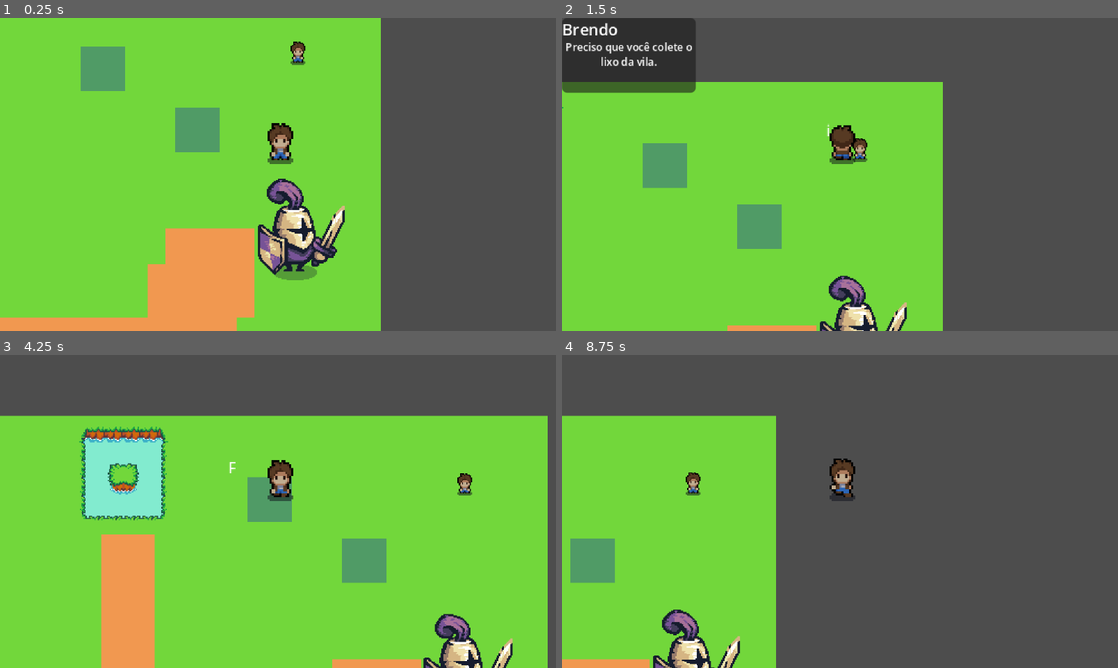
Above: before the commit, frames 1-4 (two rows, left to right).
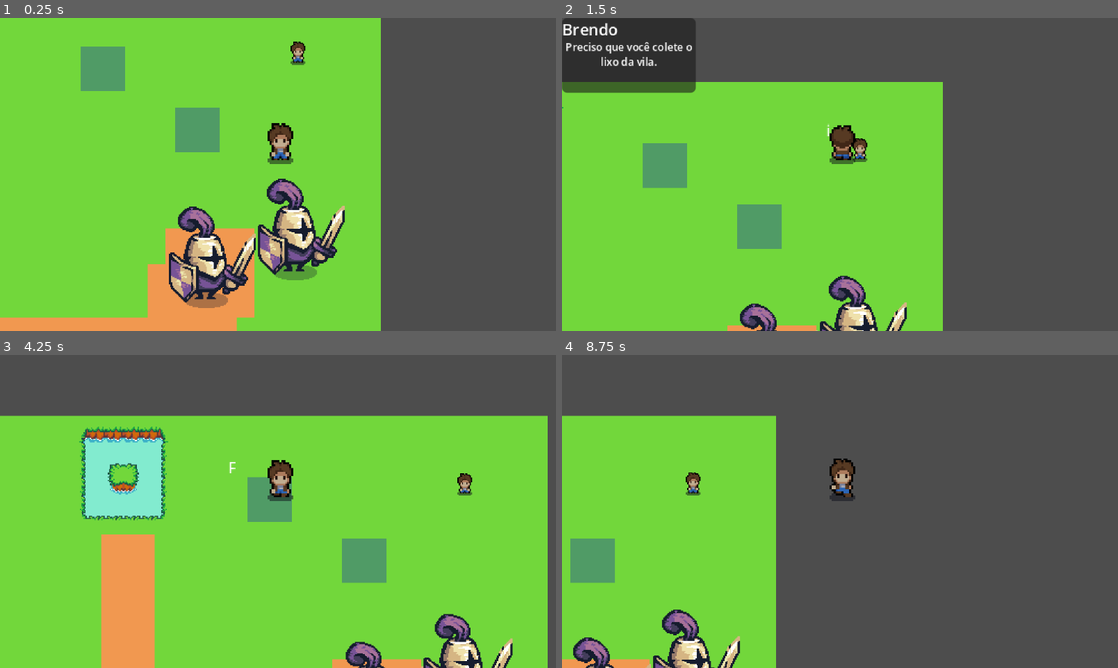
Above: after the commit, the same moments.

Repository: johanpq/game_godot
Game: Godot game, scene res://Scenario1/level_1.tscn
Two runs of this game, one before a commit and one after it. Both use one fixed random seed, a clock stepped at 60 frames per second and the inputs below. This scene is started directly instead of the project's main scene.
Inputs:
- Up to frame 1 (0.25 s): no input
- Up to frame 2 (1.5 s): hold W (move_up) from 0.53 s (still down); tap F (get_item) at 0.6 s; tap I (mural_quests) at 0.8, 1.35 s
- Up to frame 3 (4.25 s): tap F (get_item) at 1.55, 2.1, 3.05, 3.6 s; release W (move_up) at 2.03 s; hold A (move_left) 2.03-3.53 s; tap I (mural_quests) at 2.3, 2.85, 3.8 s; hold S (move_down) from 3.53 s (still down)
- Up to frame 4 (8.75 s): release S (move_down) at 4.28 s; hold D (move_right) 4.28-5.03 s; tap I (mural_quests) at 4.35, 5.3, 5.85, 6.8, 7.35, 8.3 s; tap F (get_item) at 4.55, 5.1, 6.05, 6.6, 7.55, 8.1 s; hold W (move_up) 5.03-5.78 s; hold D (move_right) 5.78-8.03 s; hold S (move_down) from 8.03 s (still down)

The runs differ from the first frame. In frame 1, 3.0% of the frame differs, in the area x 30-46%, y 60-93%; in frame 2, 0.4%; in frame 3, 0.5%; in frame 4, 0.5%.

Commit message:
feat: show quests if previous ones were done

Diff:
--- a/Scenario1/level_1.tscn
+++ b/Scenario1/level_1.tscn
@@ -124,12 +124,22 @@
 sprite_frames = SubResource("SpriteFrames_amxww")
 animation_name = "idle_npc"
 name_npc = "Brendo"
+next_npc = "Servolo"
 
 [node name="Npcs2" parent="." instance=ExtResource("3_xsss1")]
+position = Vector2(20, 68)
+sprite_frames = SubResource("SpriteFrames_y01nm")
+animation_name = "idle_warrior"
+name_npc = "Servolo"
+required_npc = "Brendo"
+next_npc = "Johan"
+
+[node name="Npcs3" parent="." instance=ExtResource("3_xsss1")]
 position = Vector2(52, 58)
 sprite_frames = SubResource("SpriteFrames_y01nm")
 animation_name = "idle_warrior"
-name_npc = "Servolo"
+name_npc = "Johan"
+required_npc = "Servolo"
 
 [node name="Character" parent="." instance=ExtResource("5_5t6ri")]
 position = Vector2(283, 68)
--- a/Scenario1/scripts/level_1.gd
+++ b/Scenario1/scripts/level_1.gd
@@ -5,22 +5,15 @@
 
 func _ready():
 	qntItems = get_tree().get_nodes_in_group("items").size()
+	#print("Itens iniciais:", qntItems)
 	add_to_group("level")
 
 func on_item_removed():
-	qntItems -= 1
-	#print("Quantidade restante:", qntItems)
-
-	if qntItems == 0:
-		#print("Todos os itens foram coletados!")
-		GlobalVariables.npc1_locked = true
-		GlobalVariables.mural1_completed = true
-
-func _process(_delta):
 	if finished:
 		return
-
-	var qnt_items = get_tree().get_nodes_in_group("items").size()
-	if qnt_items == 0:
-		on_item_removed()
+	qntItems -= 1
+	print("Quantidade restante:", qntItems)
+	if qntItems <= 0:
+		#print("Todos os itens foram coletados!")
+		GlobalVariables.quest_completed.append("Brendo")
 		finished = true
--- a/globalVariables.gd
+++ b/globalVariables.gd
@@ -2,6 +2,4 @@
 extends Node
 
 var quest_open = false
-var npc1_locked = false # trava quando completado
-var npc2_locked = false      # trava se missao 1 nao for completada
-var mural1_completed = false   # missão 1 completada
+var quest_completed = []
--- a/items/script/item.gd
+++ b/items/script/item.gd
@@ -6,6 +6,8 @@
 	add_to_group(("items"))
 
 # Remove o item da cena
-func remoteItem():
+func removeItem():
+	# Notifica o Level primeiro
+	get_tree().call_group("level", "on_item_removed")
+	# Depois remove o item
 	queue_free()
-	get_tree().call_group("level", "on_item_removed")
--- a/items/script/items.gd
+++ b/items/script/items.gd
@@ -20,4 +20,4 @@
 
 func _physics_process(_delta: float) -> void:
 	if player_inside and Input.is_action_just_pressed("get_item"):
-		Item.remoteItem()
+		Item.removeItem()
--- a/npc/script/npcs.gd
+++ b/npc/script/npcs.gd
@@ -14,12 +14,16 @@
 @export var labelKeyboard: Node2D
 @export var mural_npc: PanelContainer
 @export var name_npc: String
+@export var required_npc: String
+@export var next_npc: String
 @export var title_mural: RichTextLabel
 @export var text_mural: RichTextLabel
 
 var player_in_area = false
 var dialogue_index: int = 0
 var dialogue_open: bool = false
+var completed_quest: bool = false
+var _blocked_message_shown: bool = false
 
 @onready var sprite: AnimatedSprite2D = $Npc/Texture
 
@@ -37,15 +41,45 @@
 
 # Abre/fecha o painel de diálogo
 func toggle_dialogue():
+	# 1) Fechar mensagem de bloqueio
+	if dialogue_open and _blocked_message_shown:
+		_blocked_message_shown = false
+		_close_dialogue()
+		return
+
+	# 2) Fechar modal de quest concluída
+	if dialogue_open and completed_quest:
+		_close_dialogue()
+		return
+
+	# 3) Abrir diálogo
 	if not dialogue_open:
-		# começa o diálogo
-		dialogue_index = 0
-		_show_current_dialogue()
+		# Mensagem de bloqueio
+		if required_npc != "" and not (required_npc in GlobalVariables.quest_completed):
+			title_mural.text = name_npc
+			text_mural.text = "Conclua a tarefa com " + required_npc + " para liberar esta!"
+			_blocked_message_shown = true
+
+		# Mensagem de quest concluída
+		elif name_npc in GlobalVariables.quest_completed:
+			completed_quest = true
+			title_mural.text = name_npc
+			text_mural.text = "Tarefa concluida! Agora procure " + next_npc
+
+		# Diálogo normal
+		else:
+			dialogue_index = 0
+			_show_current_dialogue()
+
+		dialogue_open = true
 		GlobalVariables.quest_open = true
 		mural_npc.visible = true
-		dialogue_open = true
+
+	# 4) Navegar no diálogo normal
 	else:
-		_next_dialogue()
+		if not completed_quest and not _blocked_message_shown:
+			_next_dialogue()
+
 
 # Mostra a fala atual
 func _show_current_dialogue():
@@ -70,6 +104,7 @@
 	mural_npc.visible = false
 	dialogue_open = false
 	dialogue_index = 0
+	_blocked_message_shown = false
 
 func open_label_keyboard(_keyboard: String):
 	var label_label = labelKeyboard.get_node("Label") as Label
Not shown, added: images/Diagrama de caso de uso.png.import
Not shown, added: images/diagrama.jpeg.import
Not shown: 1 places in npc/npc.tscn that only renumber resources
Not shown: 1 places in tile_map_layer.tscn that only renumber resources
